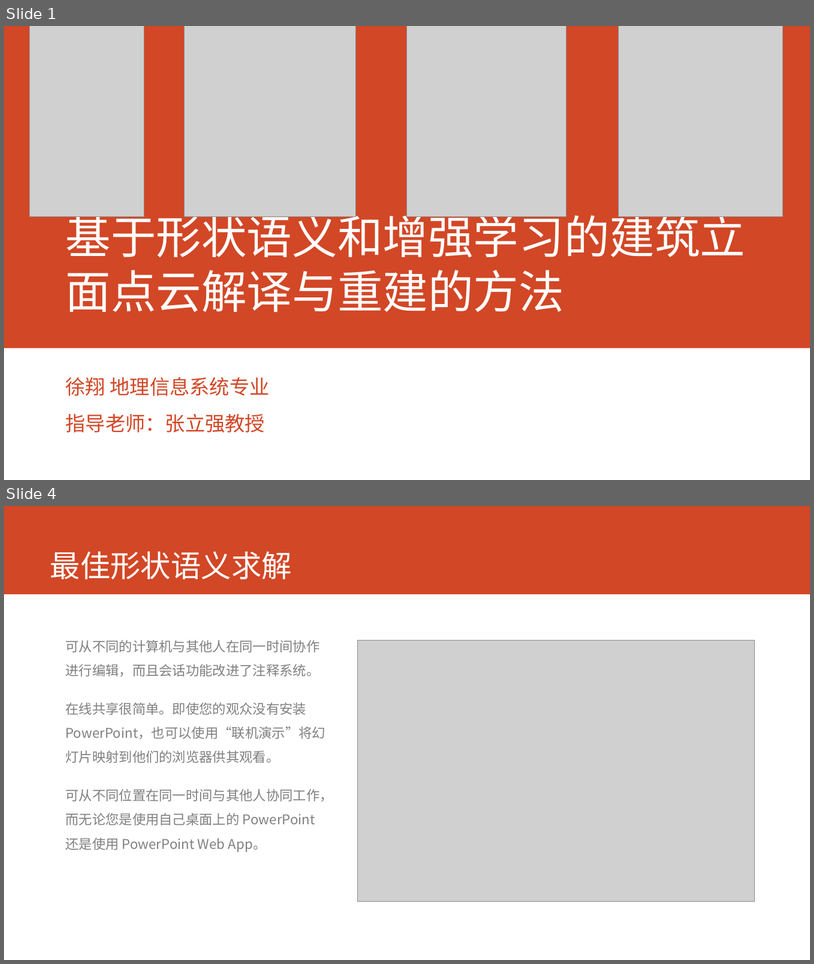
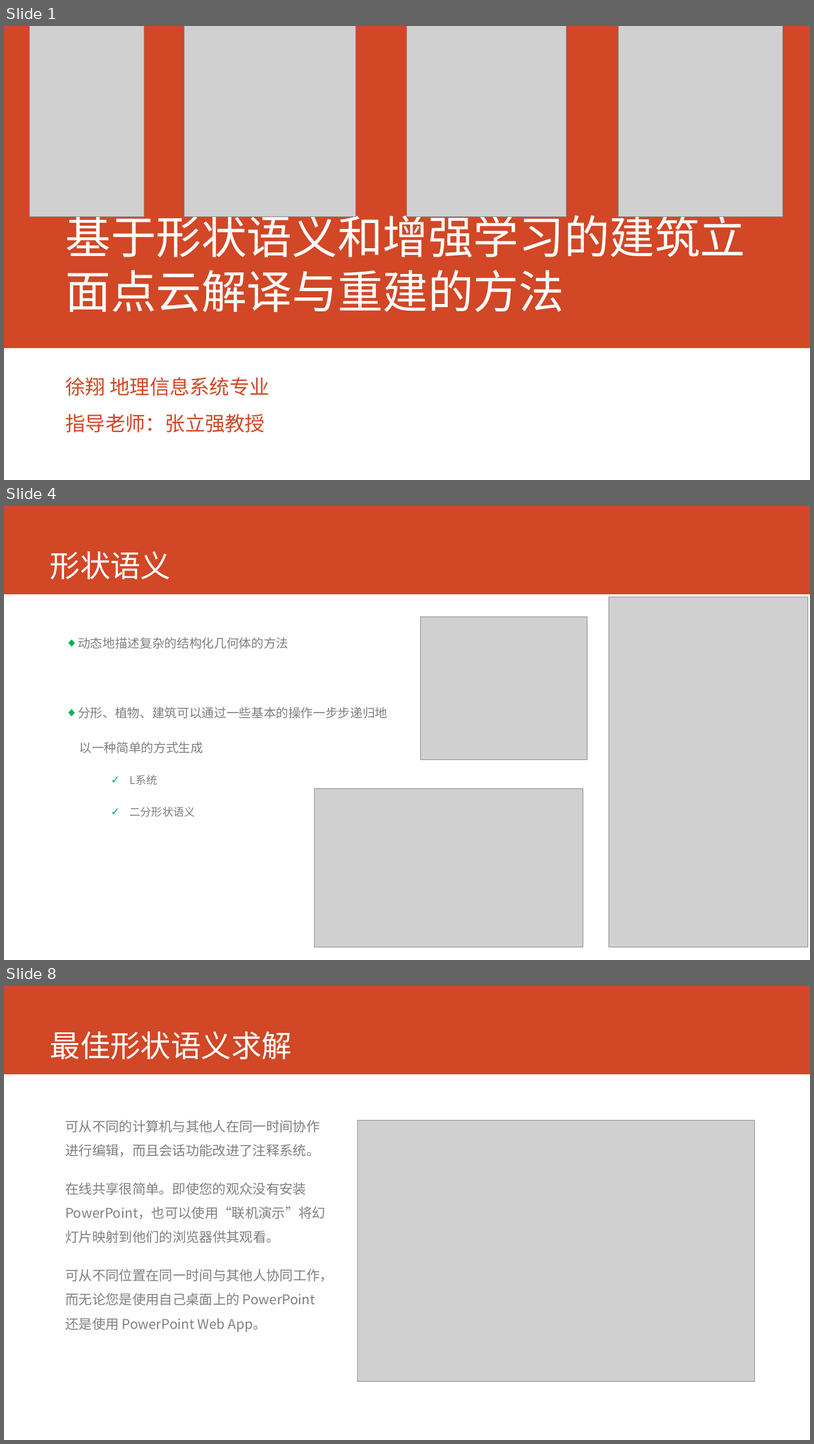
Before and after one commit to cartosquare/graduation-thesis-defenses, a slide deck: 基于形状语义和增强学习的建筑.pptx. Shown one above the other, each under a label of ours: slides 1 and 4 before the commit, slides 1, 4 and 8 after it; the slides between them are not shown. The pictures are 814x964 and 814x1444 pixels, drawn with LibreOffice and Linux fonts; fonts in the diff are those of the drawing; grey boxes stand for pictures. Boxes give left, top, right and bottom in pixels: in the first picture for what was removed or moved away, otherwise in the second. Text is boxed around its words. In the diff, an @@ line names an element or a change of style, - is before the commit and + after.

Commit message:
形状语义部分初稿

```diff
--- a/基于形状语义和增强学习的建筑.pptx
+++ b/基于形状语义和增强学习的建筑.pptx
@@ slide 4 added at [4, 506, 810, 960], background #FFFFFF; not listed: 1 template element that a slide beside it also shows @@
@@ title added at [50, 551, 171, 579], 36 pt, text #FFFFFF @@
+形状语义
@@ picture added at [609, 597, 809, 947] @@
@@ picture added at [421, 617, 588, 759] @@
@@ text added at [78, 637, 388, 817], 14.8 pt, text #808080 @@
+◆ 动态地描述复杂的结构化几何体的方法
+◆ 分形、植物、建筑可以通过一些基本的操作一步步递归地
+以一种简单的方式生成
+  ✓ L系统
+  ✓ 二分形状语义
@@ picture added at [314, 789, 583, 946] @@
@@ what was slide 4 is now slide 8 @@
```
Also in this commit, not shown: 1 slide changed, 5 other slides added, 2 slides removed, 3 other files.
